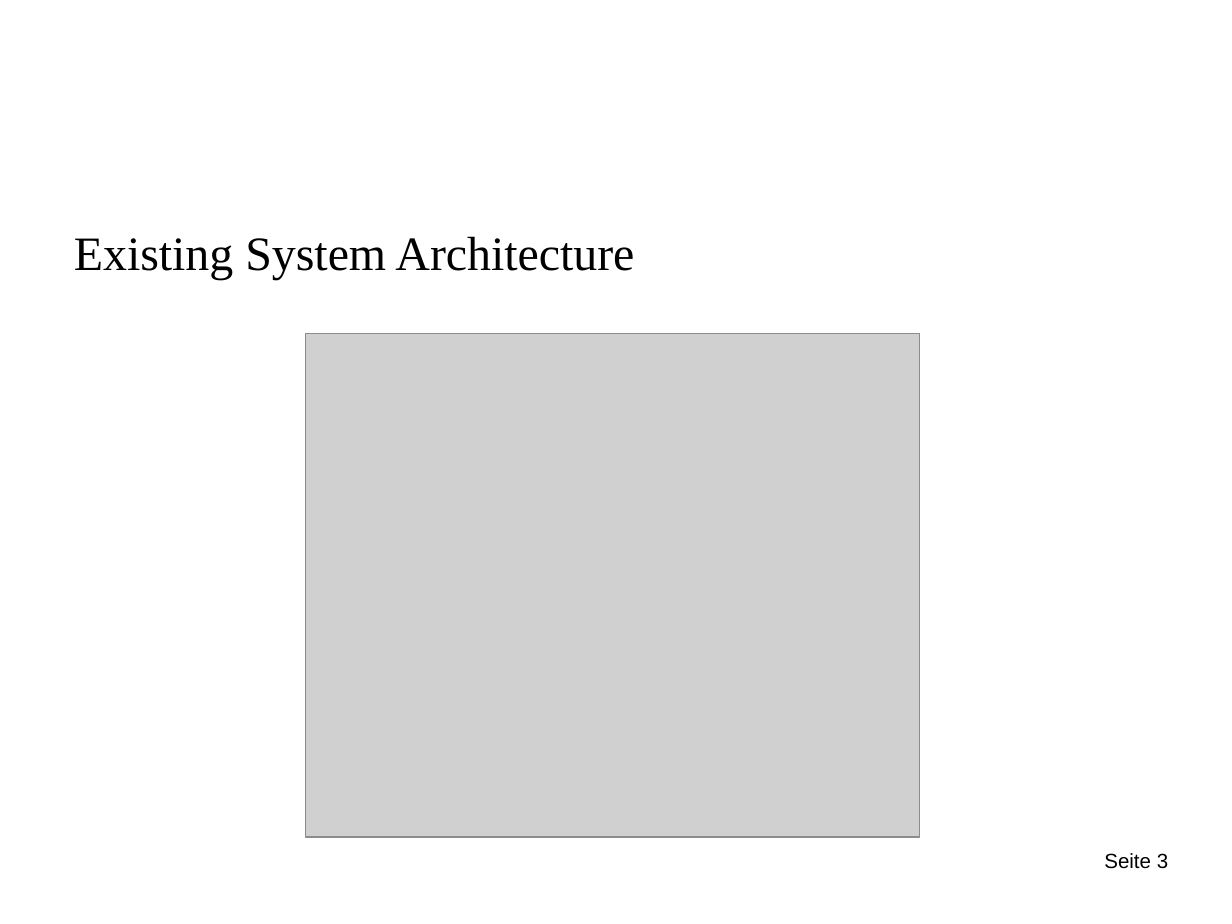
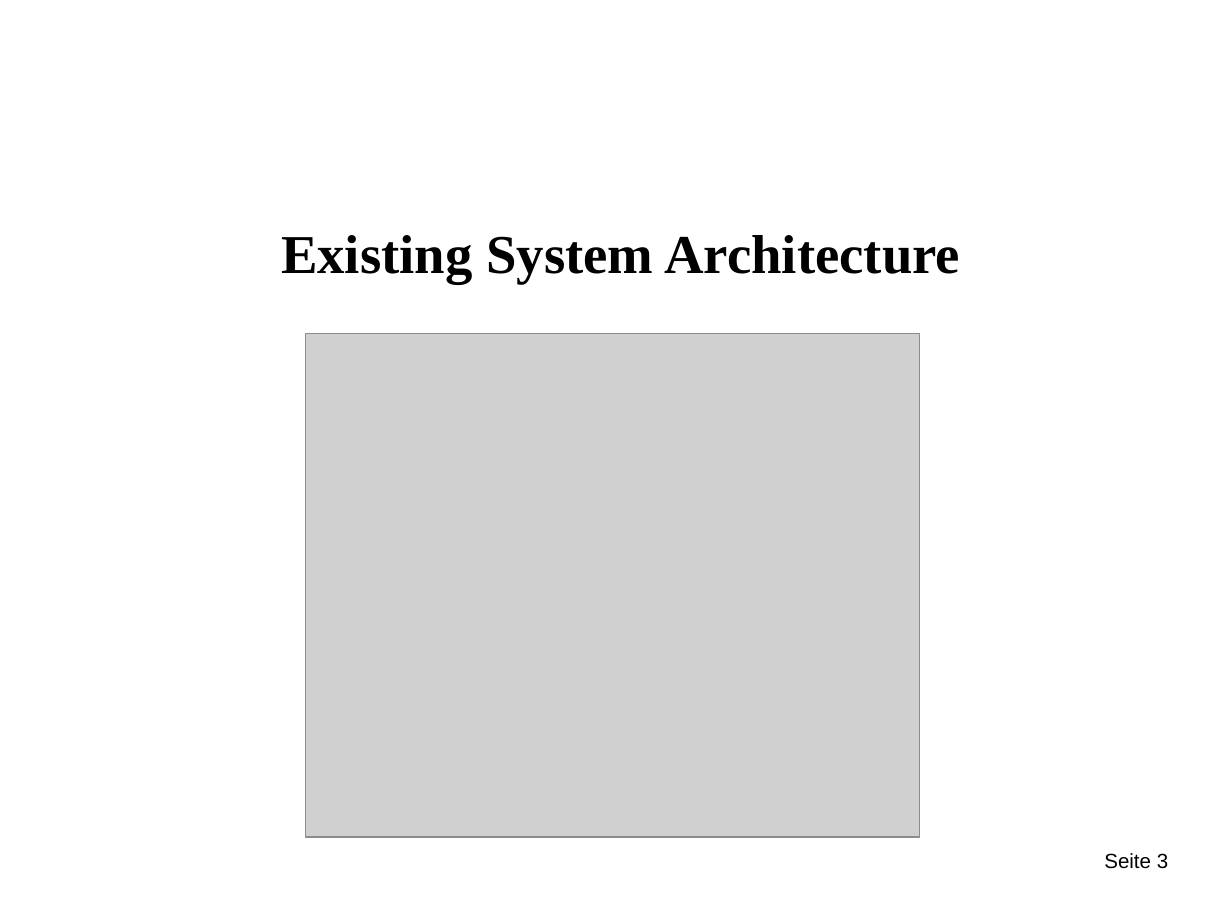
Before and after one commit to MythriManjunath/MarkerlessAR, a slide deck: slide 4 of docs/MarkerlessAR_FinalDemo.pptx. Drawn at 1232x924 pixels with LibreOffice and Linux fonts; fonts in the diff are those of the drawing; grey boxes stand for pictures; background and template pictures are left out. Boxes give left, top, right and bottom in pixels: in the first picture for what was removed or moved away, otherwise in the second. Text is boxed around its words. In the diff, an @@ line names an element or a change of style, - is before the commit and + after.

```diff
--- a/docs/MarkerlessAR_FinalDemo.pptx
+++ b/docs/MarkerlessAR_FinalDemo.pptx
@@ title "Existing System Architecture" at (281, 235, 960, 284): size 28 to 32 pt, bold on; alignment left to centre @@
```
Also in this commit, not shown: 7 other slides changed, 1 slide added.
